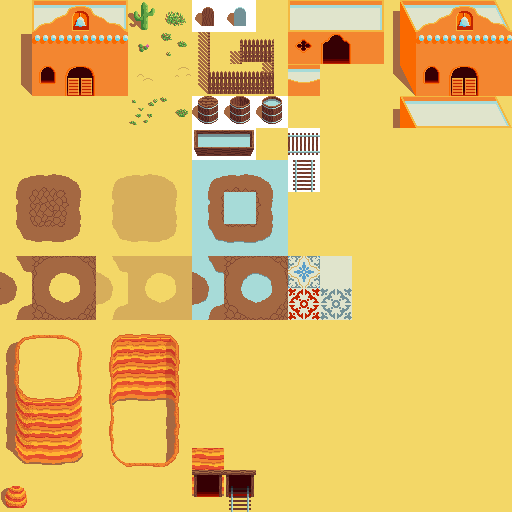
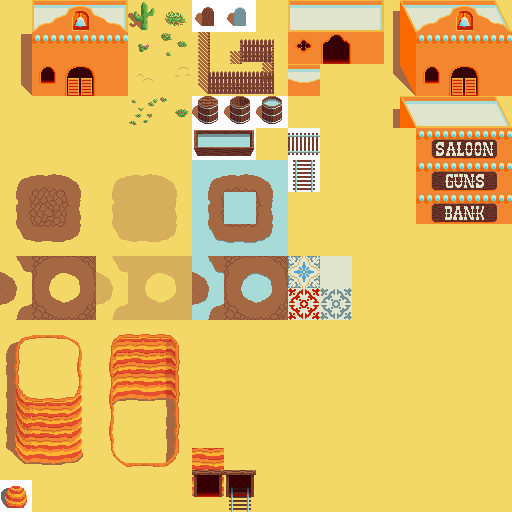
Comparing the layer stacks of the two 512×512 images. Changes:
added layer "Bank" above "Guns Sign" over [416, 192, 512, 224]
added layer "Guns Sign" above "Saloon Sign" over [416, 160, 512, 192]
added layer "Saloon Sign" above "MineEntrance" over [416, 128, 512, 160]
painted on "Boulder" over [1, 488, 10, 508]
painted on "Sand #1" over [0, 480, 32, 512]
